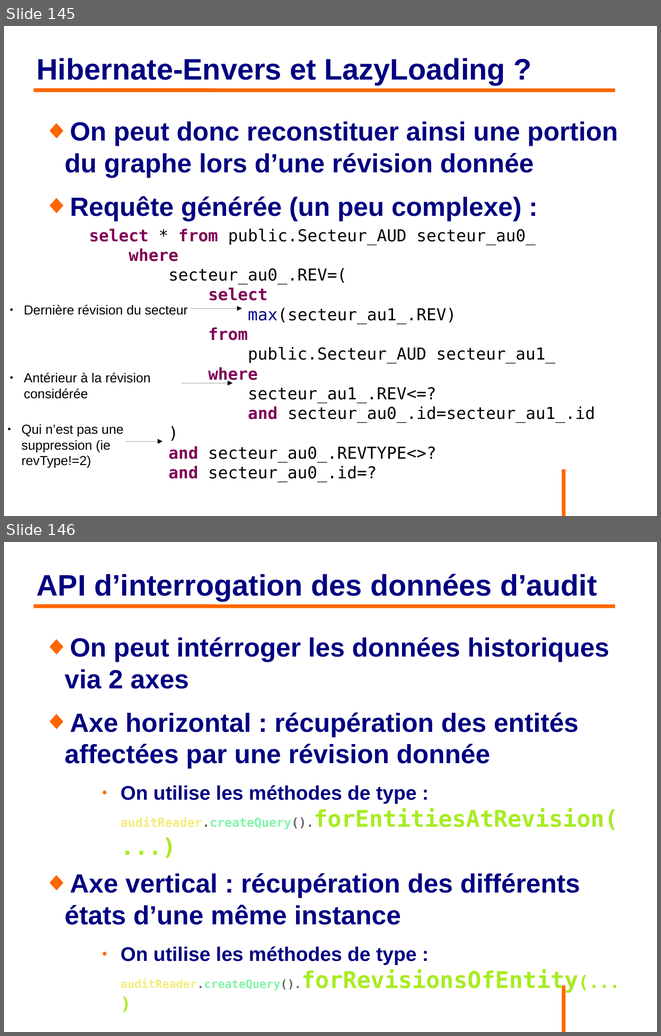
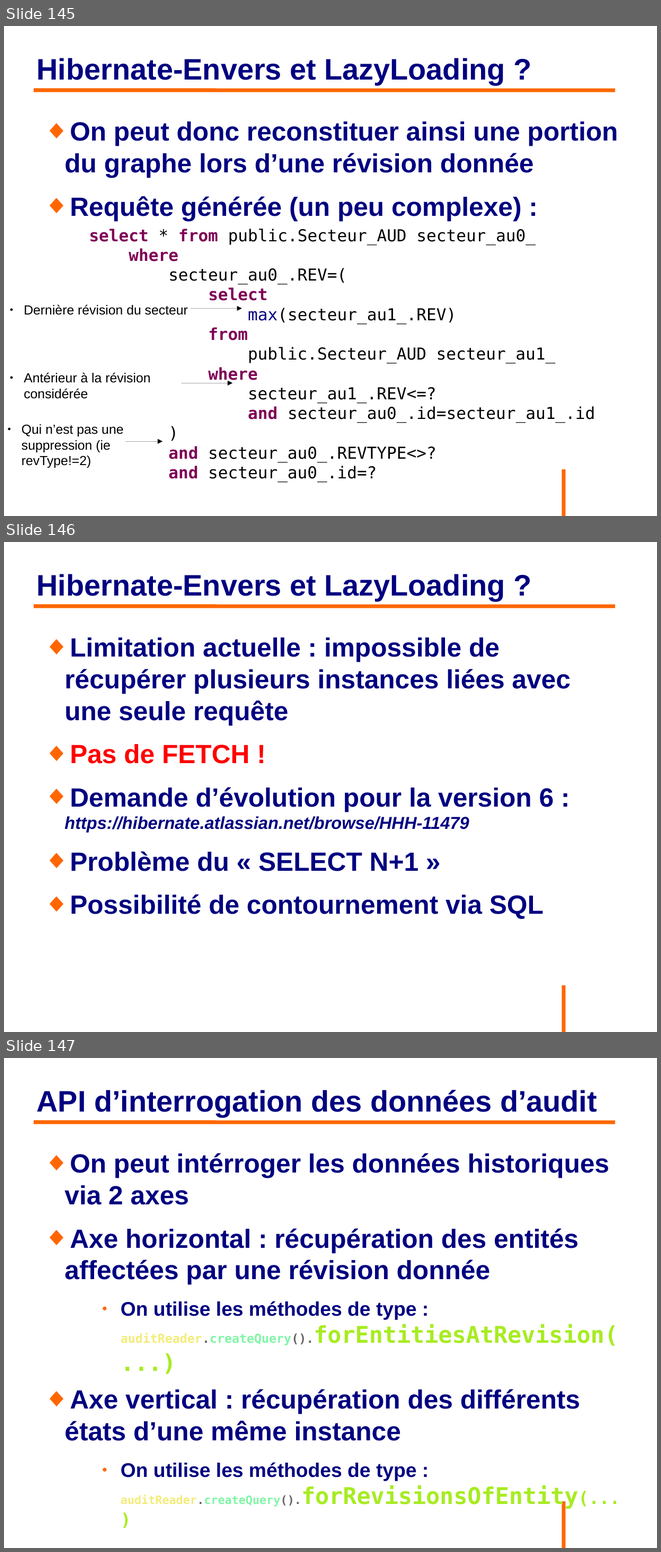
Before and after one commit to philphils/formation-hibernate-avancee, a slide deck: Documentation/diapo_formation_hibernate_avancee.odp. Shown one above the other, each under a label of ours: slides 145 and 146 before the commit, slides 145, 146 and 147 after it. The pictures are 661x1036 and 661x1552 pixels, drawn with LibreOffice and Linux fonts; fonts in the diff are those of the drawing; background and template pictures are left out. Boxes give left, top, right and bottom in pixels: in the first picture for what was removed or moved away, otherwise in the second. Text is boxed around its words. In the diff, an @@ line names an element or a change of style, - is before the commit and + after.

```diff
--- a/Documentation/diapo_formation_hibernate_avancee.odp
+++ b/Documentation/diapo_formation_hibernate_avancee.odp
@@ slide 146 added at (4,542,657,1032), background #FFFFFF; not listed: 1 template element that a slide beside it also shows @@
@@ title added at (37,574,505,601), 36 pt, text #000080, bold @@
+Hibernate-Envers et LazyLoading ?
@@ line added from (34, 606) to (616, 606), #FF6600 4.54 pt @@
@@ text added at (64,637,570,919), 32 pt, text #000080, bold @@
+◆ Limitation actuelle : impossible de récupérer plusieurs instances liées avec une seule requête
+◆ Pas de FETCH !
+◆ Demande d’évolution pour la version 6 : https://hibernate.atlassian.net/browse/HHH-11479
+◆ Problème du « SELECT N+1 »
+◆ Possibilité de contournement via SQL
@@ what was slide 146 is now slide 147 @@
```
Also in this commit, not shown: 1 slide changed, 4 other slides added.
